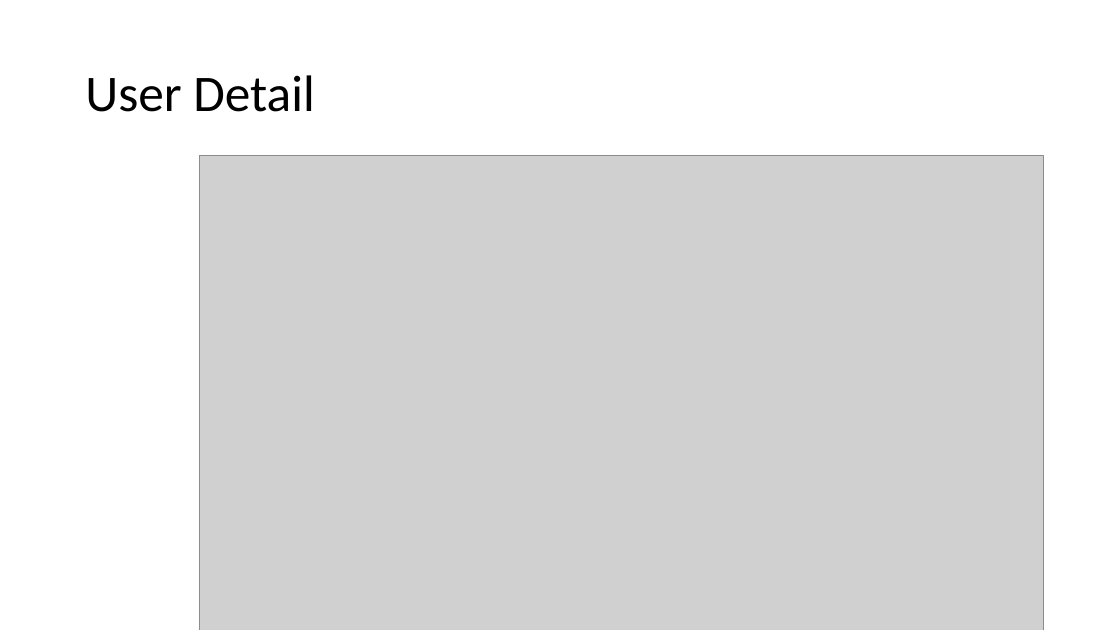
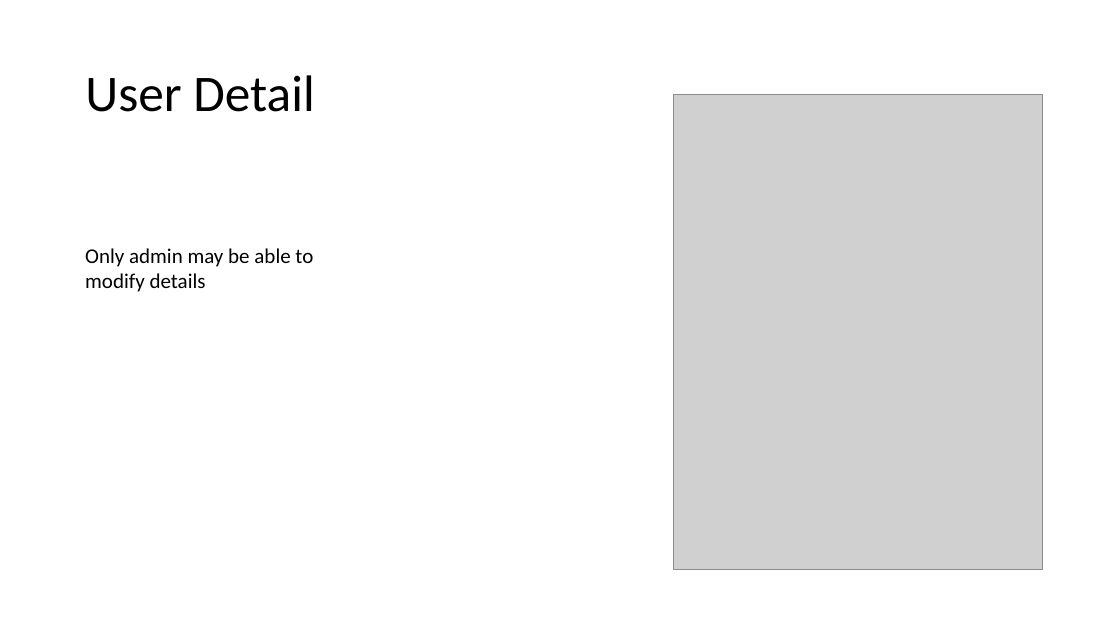
Before and after one commit to zbhavyai/veterinary-clinic, a slide deck: slide 9 of wireframing/Wireframes_v2.pptx. Drawn at 1120x630 pixels with LibreOffice and Linux fonts; fonts in the diff are those of the drawing; grey boxes stand for pictures. Boxes give left, top, right and bottom in pixels: in the first picture for what was removed or moved away, otherwise in the second. Text is boxed around its words. In the diff, an @@ line names an element or a change of style, - is before the commit and + after.

```diff
--- a/wireframing/Wireframes_v2.pptx
+++ b/wireframing/Wireframes_v2.pptx
@@ picture added at [674, 94, 1044, 569] @@
@@ picture removed at [199, 155, 1044, 630] @@
@@ text added at [85, 248, 313, 292], 18 pt, text #000000 @@
+Only admin may be able to modify details
```
Also in this commit, not shown: 3 other slides changed.
